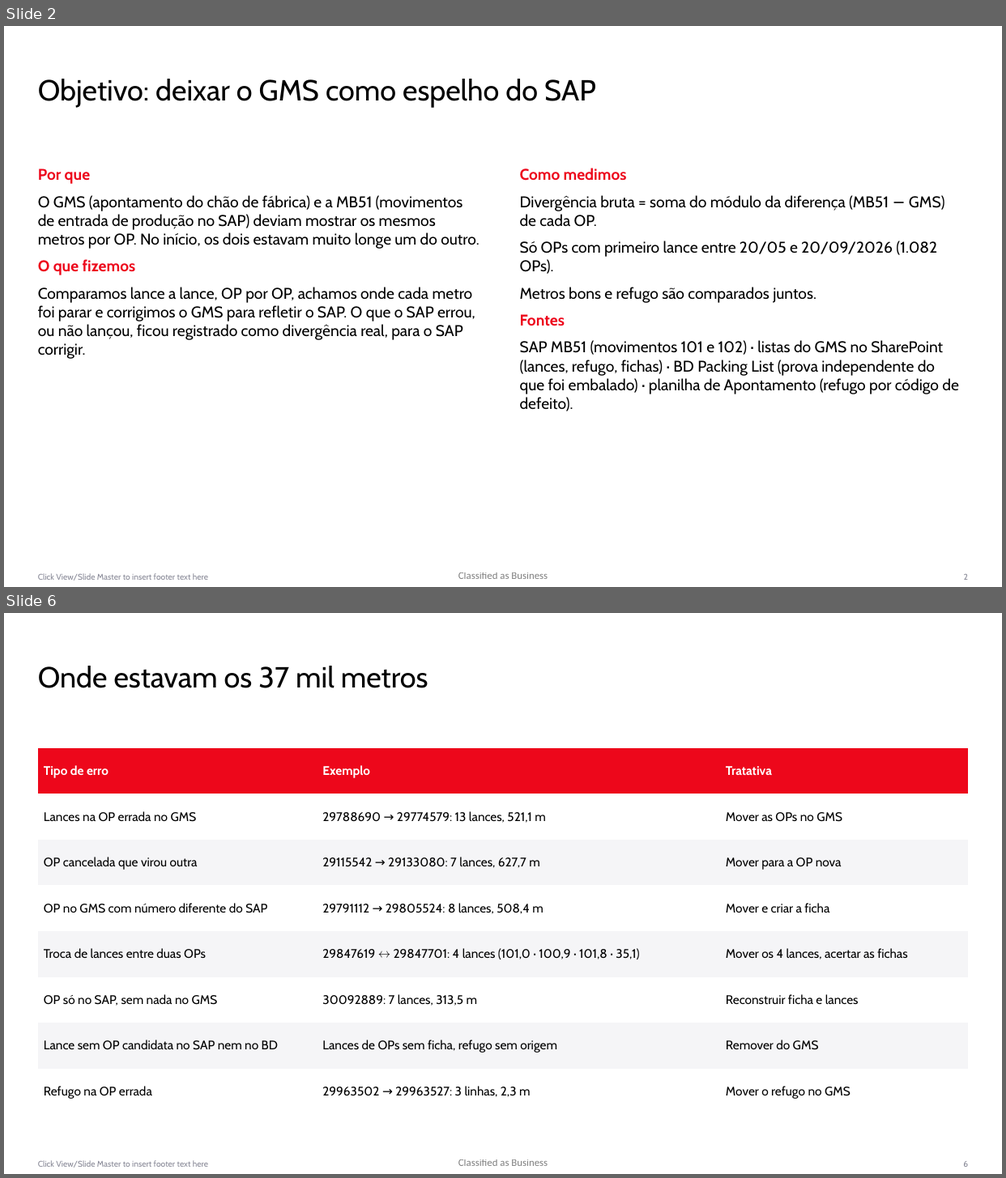
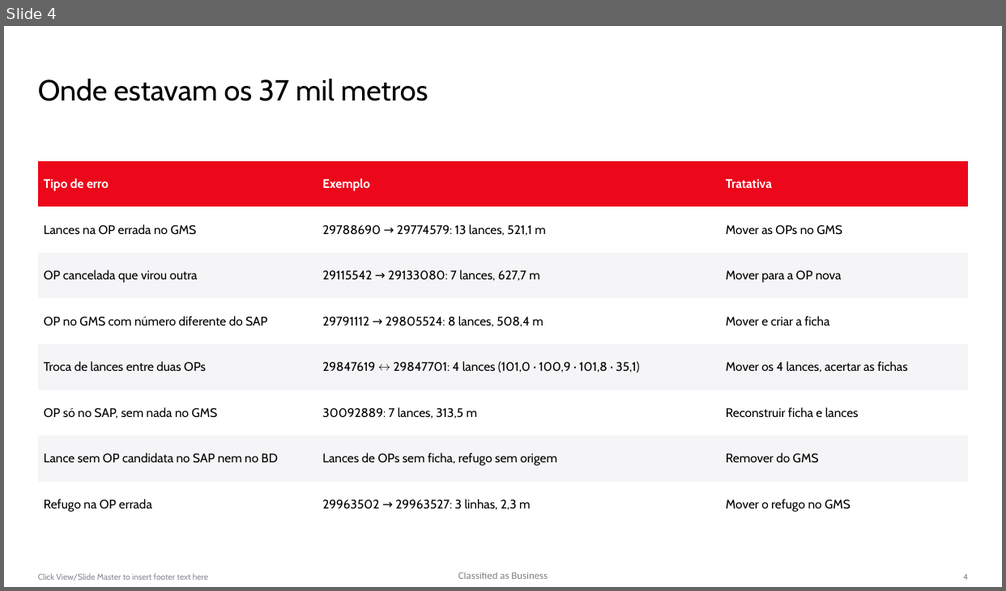
Before and after one commit to WilliamNRAmorim/Projetos, a slide deck: Producao_GMS_x_MB51/Apresentação/Tratativas_GMS_x_SAP.pptx. Shown one above the other, each under a label of ours: slides 2 and 6 before the commit, slide 4 after it; the slides between them are not shown. The pictures are 1006x1178 and 1006x591 pixels, drawn with LibreOffice and Linux fonts; fonts in the diff are those of the drawing; background and template pictures are left out. Boxes give left, top, right and bottom in pixels: in the first picture for what was removed or moved away, otherwise in the second. Text is boxed around its words. In the diff, an @@ line names an element or a change of style, - is before the commit and + after.

```diff
--- a/Producao_GMS_x_MB51/Apresentação/Tratativas_GMS_x_SAP.pptx
+++ b/Producao_GMS_x_MB51/Apresentação/Tratativas_GMS_x_SAP.pptx
@@ slide 2 removed at [4,26,1002,587], background #FFFFFF; not listed: 3 template elements that a slide beside it also shows @@
@@ title removed at [38,79,596,108] @@
-Objetivo: deixar o GMS como espelho do SAP
@@ text removed at [38,169,479,359] @@
-Por que
-O GMS (apontamento do chão de fábrica) e a MB51 (movimentos de entrada de produção no SAP) deviam mostrar os mesmos metros por OP. No início, os dois estavam muito longe um do outro.
-O que fizemos
-Comparamos lance a lance, OP por OP, achamos onde cada metro foi parar e corrigimos o GMS para refletir o SAP. O que o SAP errou, ou não lançou, ficou registrado como divergência real, para o SAP corrigir.
@@ text removed at [520,168,959,412] @@
-Como medimos
-Divergência bruta = soma do módulo da diferença (MB51 − GMS) de cada OP.
-Só OPs com primeiro lance entre 20/05 e 20/09/2026 (1.082 OPs).
-Metros bons e refugo são comparados juntos.
-Fontes
-SAP MB51 (movimentos 101 e 102) · listas do GMS no SharePoint (lances, refugo, fichas) · BD Packing List (prova independente do que foi embalado) · planilha de Apontamento (refugo por código de defeito).
@@ what was slide 6 is now slide 4 @@
@@ page number at [963,574,968,580]: text changed @@
-6
+4
```
Also in this commit, not shown: 4 slides changed, 4 other slides removed, 4 other files.
